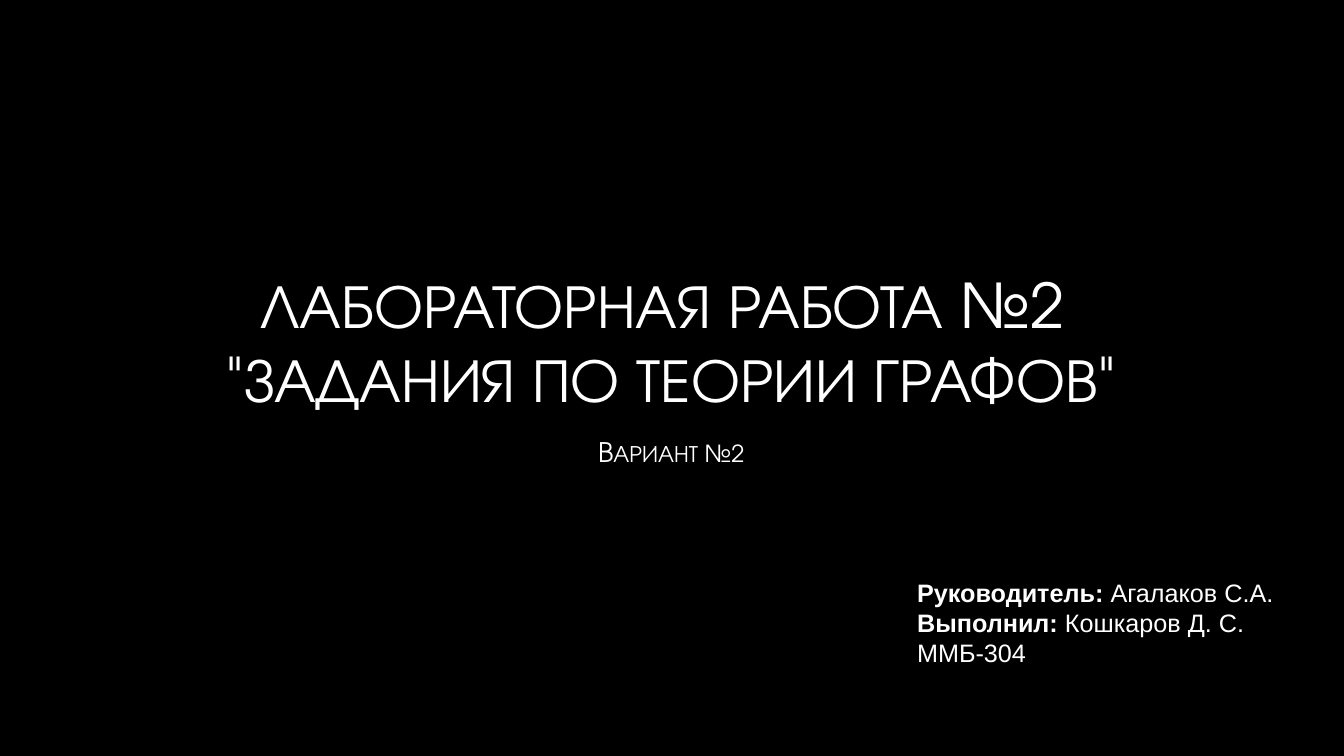
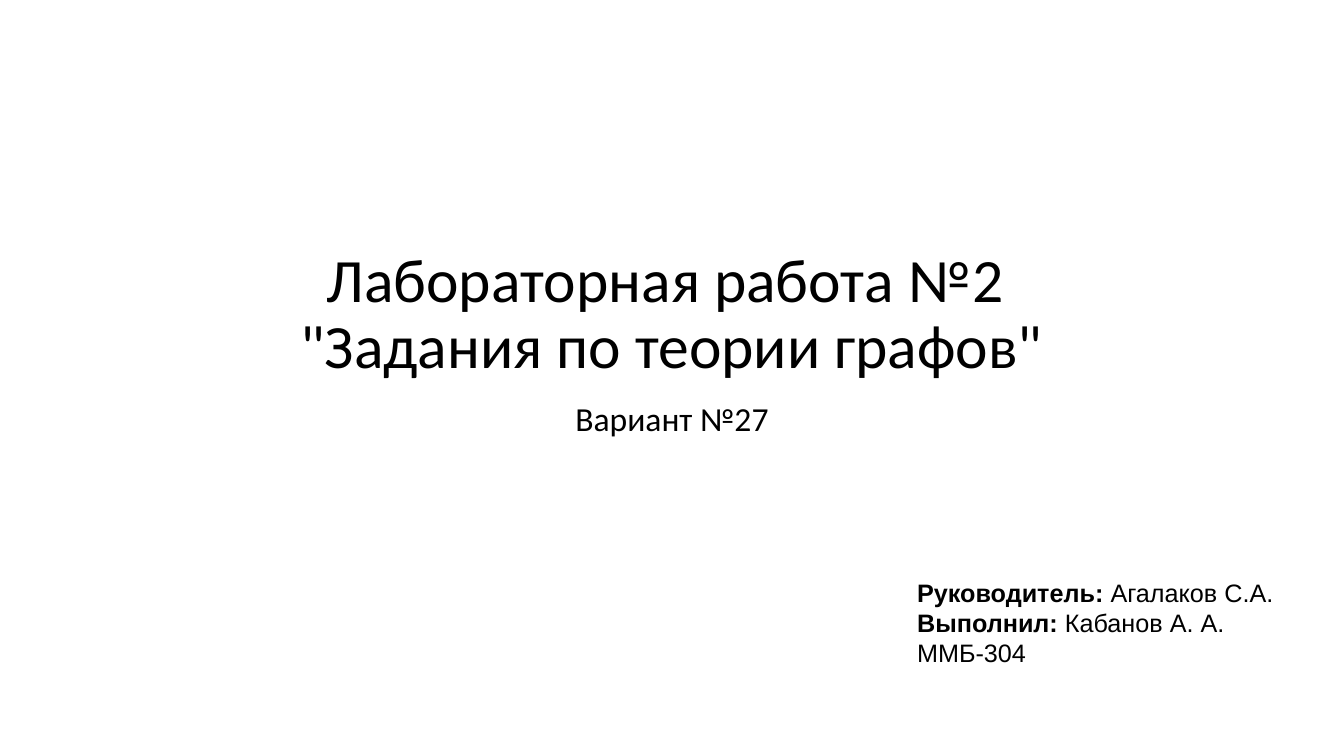
Before and after one commit to Lustitel/PPP_Labs, a slide deck: slide 25 of Lab2 презентация.pptx. Drawn at 1344x756 pixels with LibreOffice and Linux fonts; fonts in the diff are those of the drawing; background and template pictures are left out. Boxes give left, top, right and bottom in pixels: in the first picture for what was removed or moved away, otherwise in the second. Text is boxed around its words. In the diff, an @@ line names an element or a change of style, - is before the commit and + after.

```diff
--- a/Lab2 презентация.pptx
+++ b/Lab2 презентация.pptx
@@ background picture (left out) to #FFFFFF @@
@@ title at [300, 260, 1042, 378]: text changed; font TeX Gyre Adventor to Calibri; text colour gradient #FFFFFF to #A6A6A6 to #000000 @@
-ЛАБОРАТОРНАЯ РАБОТА №2
-"ЗАДАНИЯ ПО ТЕОРИИ ГРАФОВ"
+Лабораторная работа №2
+"Задания по теории графов"
@@ subtitle at [575, 409, 768, 437]: text changed; size 21 to 24 pt; font TeX Gyre Adventor to Calibri; text colour gradient #FFFFFF to #BFBFBF to #000000 @@
-Вариант №2
+Вариант №27
@@ text at [917, 584, 1273, 663]: text colour #FFFFFF to #000000 in "Руководитель: Агалаков С.А.", "ММБ-304" @@
@@ text at [917, 613, 1225, 633]: text changed; text colour #FFFFFF to #000000 @@
-Выполнил: Кошкаров Д. С.
+Выполнил: Кабанов А. А.
```
Also in this commit, not shown: 24 other slides changed, 1 other file.
